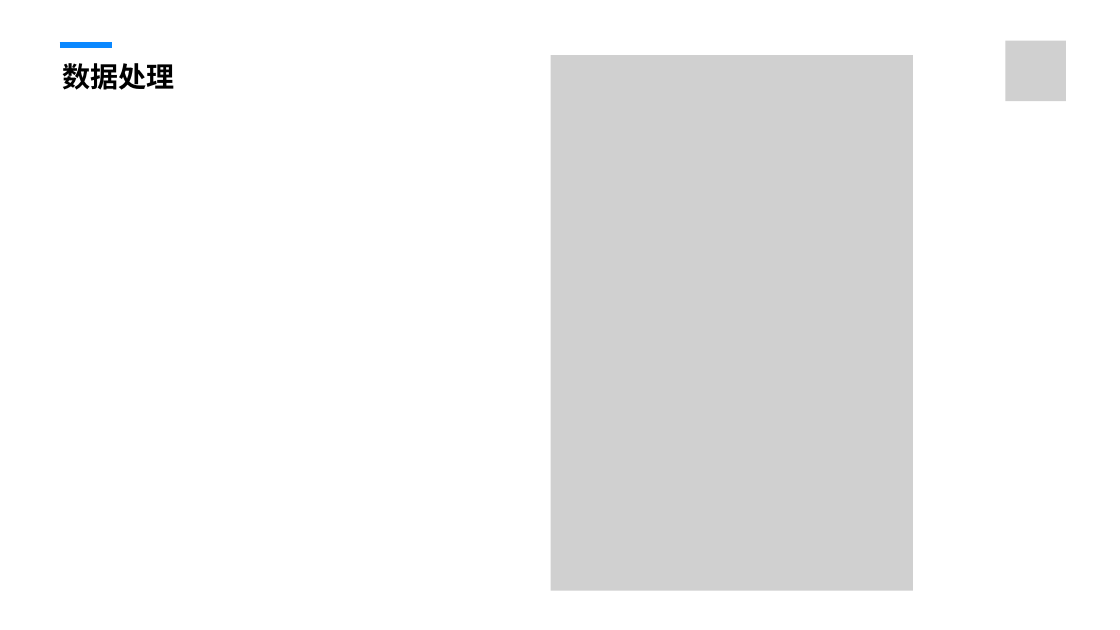
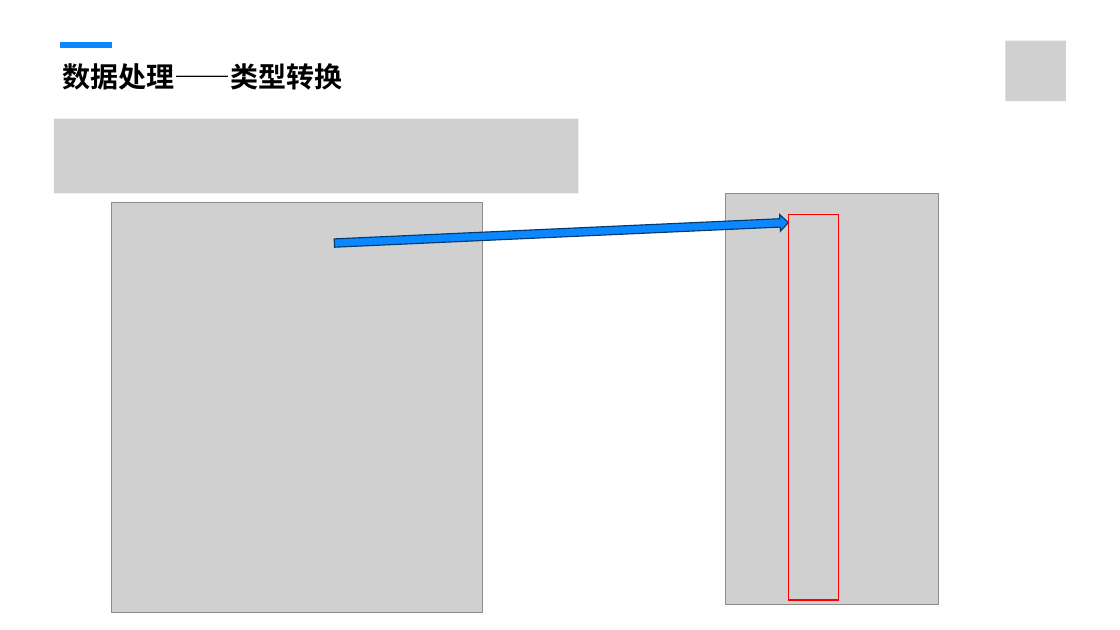
Before and after one commit to fengmian123/mid2rain.github.io, a slide deck: slide 9 of PPT+Word/智能制造质量预测.pptx (slide 7 before the commit). Drawn at 1120x630 pixels with LibreOffice and Linux fonts; fonts in the diff are those of the drawing; grey boxes stand for pictures; background and template pictures are left out. Boxes give left, top, right and bottom in pixels: in the first picture for what was removed or moved away, otherwise in the second. Text is boxed around its words. In the diff, an @@ line names an element or a change of style, - is before the commit and + after.

```diff
--- a/PPT+Word/智能制造质量预测.pptx
+++ b/PPT+Word/智能制造质量预测.pptx
@@ picture removed at (551, 55, 913, 591) @@
@@ text at (62, 63, 342, 90): text changed @@
-数据处理
+数据处理——类型转换
@@ picture added at (54, 118, 578, 193) @@
@@ picture added at (112, 202, 482, 613) @@
@@ picture added at (726, 193, 939, 605) @@
@@ right arrow added at (334, 214, 789, 251), fill #0B88FF, outline #053C70 1 pt @@
@@ rectangle added at (789, 214, 839, 600), outline #FF0000 1 pt @@
```
Also in this commit, not shown: 9 other slides changed, 12 slides added, 12 slides removed, 6 other files.
